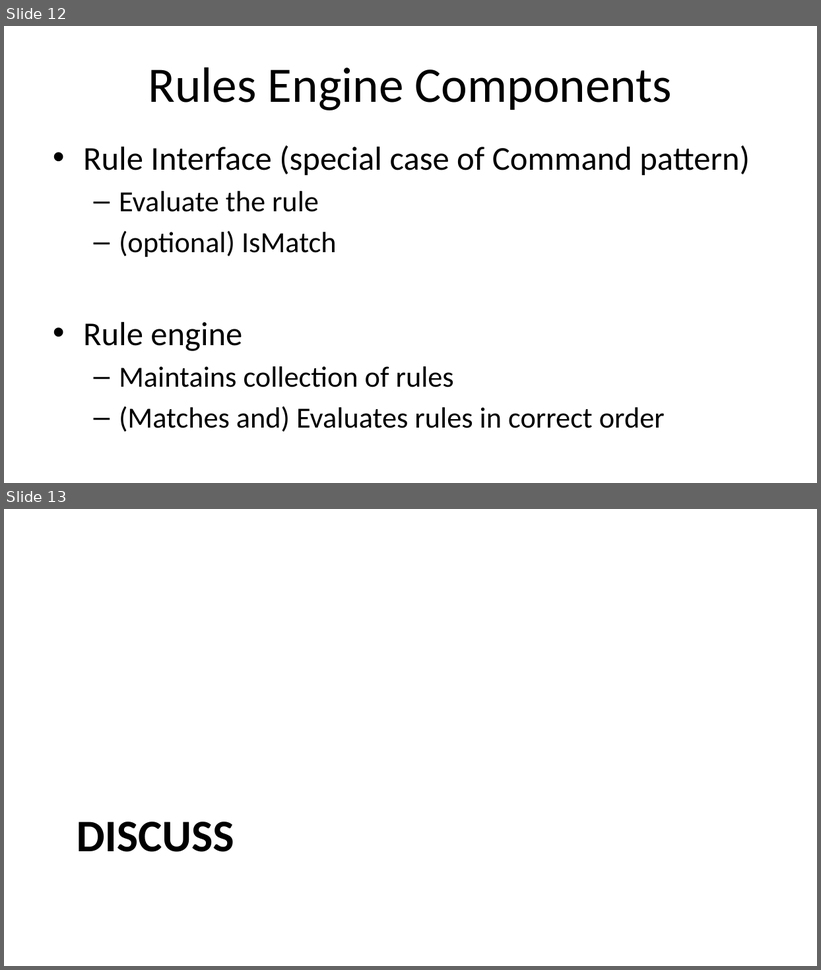
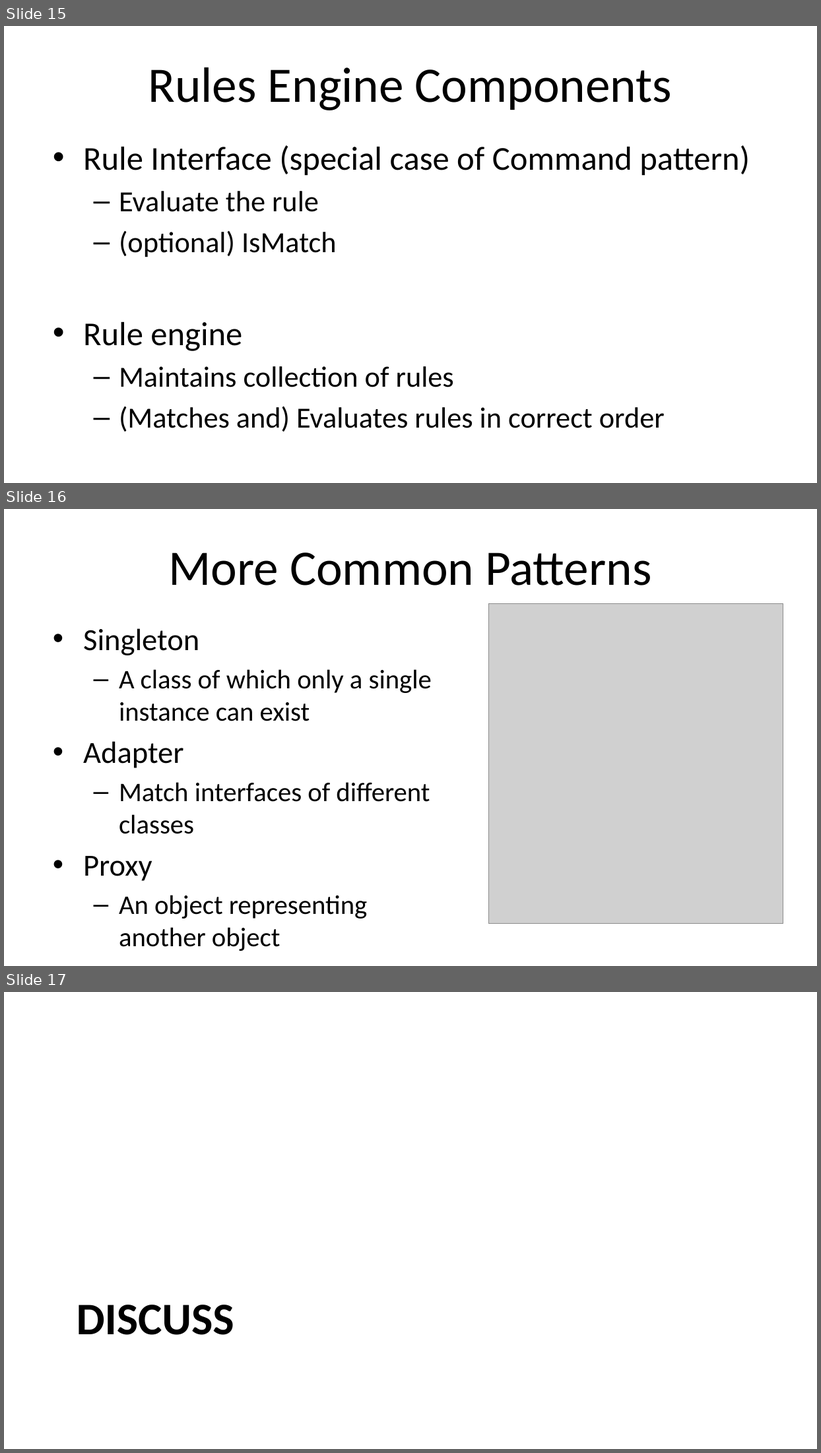
Before and after one commit to HudsonSC/CodeMash-2015-Precompiler-Workshop, a slide deck: 03-Patterns.pptx. Shown one above the other, each under a label of ours: slides 12 and 13 before the commit, slides 15, 16 and 17 after it. The pictures are 821x970 and 821x1453 pixels, drawn with LibreOffice and Linux fonts; fonts in the diff are those of the drawing; grey boxes stand for pictures; background and template pictures are left out. Boxes give left, top, right and bottom in pixels: in the first picture for what was removed or moved away, otherwise in the second. Text is boxed around its words. In the diff, an @@ line names an element or a change of style, - is before the commit and + after.

Commit message:
patterns slides updated

```diff
--- a/03-Patterns.pptx
+++ b/03-Patterns.pptx
@@ slide 16 added at (4,509,817,966), background #FFFFFF @@
@@ title added at (168,553,651,586), 44 pt, text #000000 @@
+More Common Patterns
@@ picture added at (488,603,783,923) @@
@@ text added at (83,628,432,919), 23.8 pt, text #000000 @@
+• Singleton
+  – A class of which only a single instance can exist
+• Adapter
+  – Match interfaces of different classes
+• Proxy
+  – An object representing another object
@@ what was slide 12 is now slide 15 @@
@@ what was slide 13 is now slide 17 @@
```
Also in this commit, not shown: 3 slides changed, 3 other slides added.
